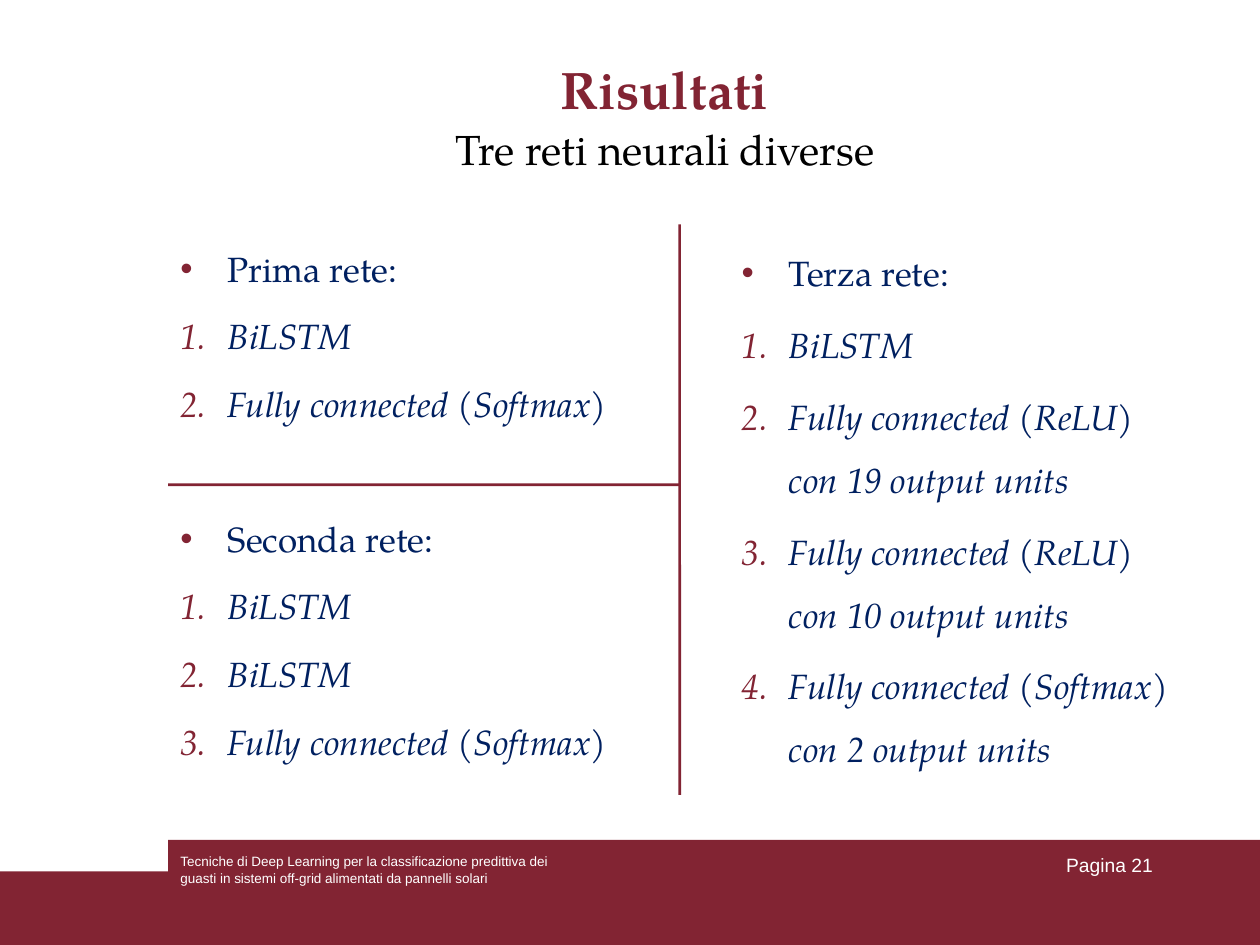
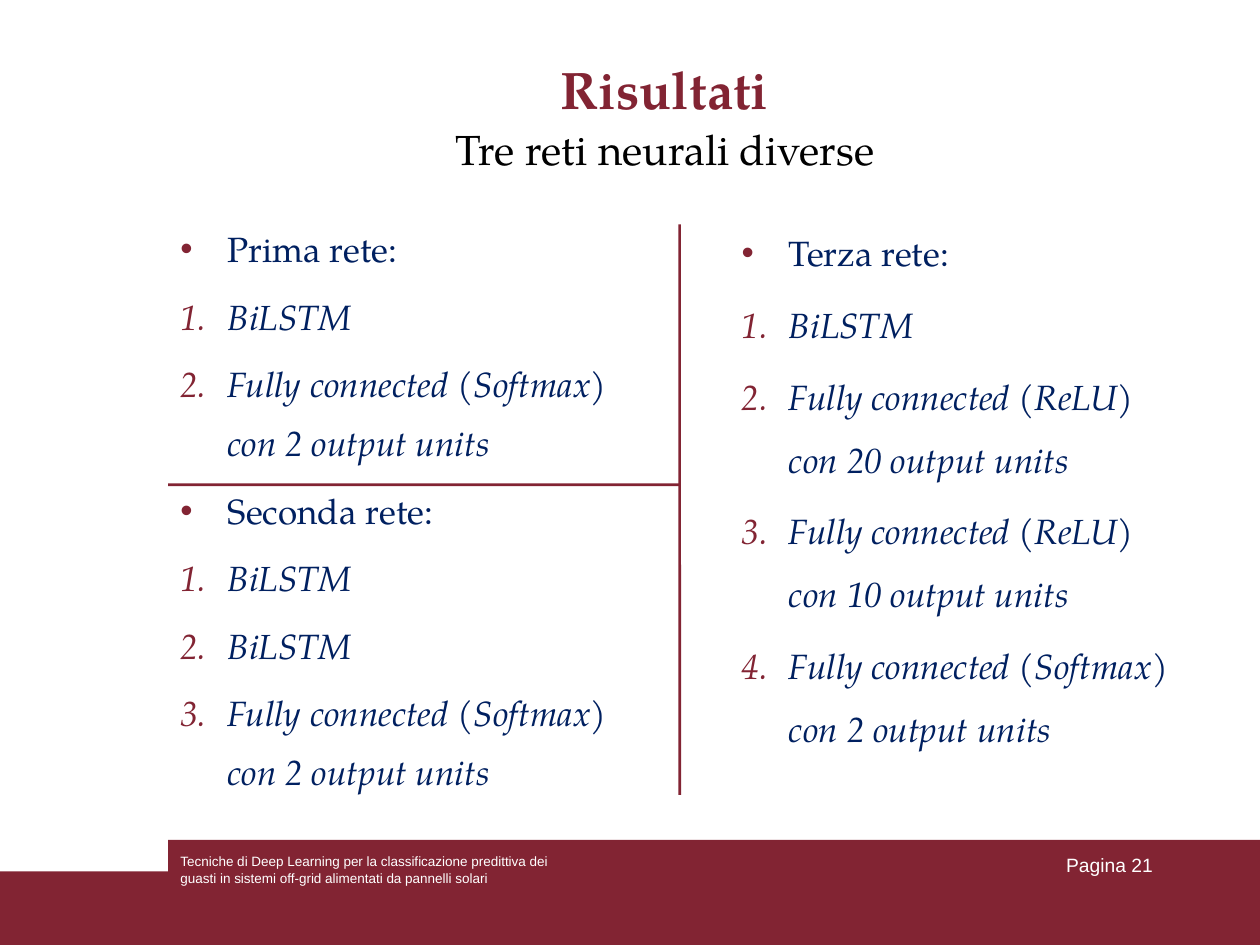
Before and after one commit to lorenzoooooo/DL-for-Predictive-Fault-Classification-in-Off-Grid-Systems, a slide deck: slide 21 of Presentazione_tesi.ppt. Drawn at 1260x945 pixels with LibreOffice and Linux fonts; fonts in the diff are those of the drawing. Boxes give left, top, right and bottom in pixels: in the first picture for what was removed or moved away, otherwise in the second. Text is boxed around its words. In the diff, an @@ line names an element or a change of style, - is before the commit and + after.

```diff
--- a/Presentazione_tesi.ppt
+++ b/Presentazione_tesi.ppt
@@ text "Prima rete:" moved from (x1=228, y1=257, x2=607, y2=765) to (x1=228, y1=237, x2=607, y2=795) @@
@@ text "Terza rete:" moved from (x1=789, y1=261, x2=1168, y2=772) to (x1=789, y1=241, x2=1168, y2=752) @@
@@ text at (x1=228, y1=371, x2=607, y2=466): text changed @@
-2. Fully connected (Softmax)
+2. Fully connected (Softmax) con 2 output units
@@ text at (x1=789, y1=384, x2=1134, y2=483): text changed @@
-2. Fully connected (ReLU) con 19 output units
+2. Fully connected (ReLU) con 20 output units
@@ text at (x1=228, y1=700, x2=607, y2=795): text changed @@
-3. Fully connected (Softmax)
+3. Fully connected (Softmax) con 2 output units
```
Also in this commit, not shown: 17 other slides changed.
